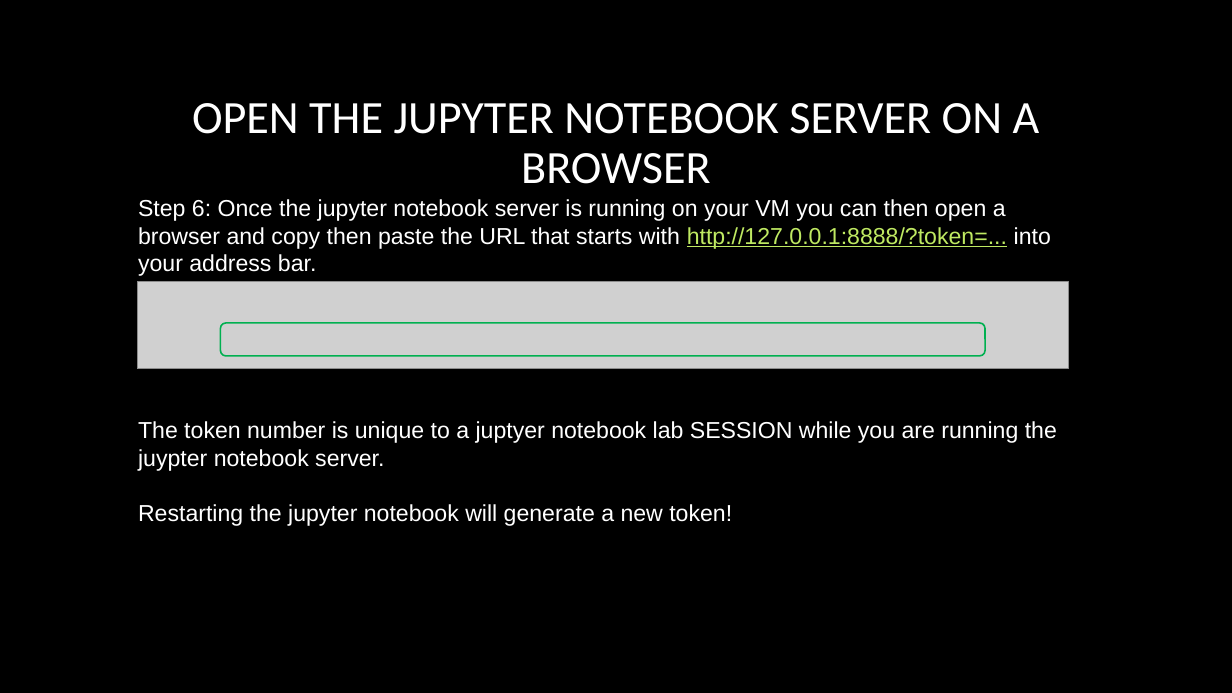
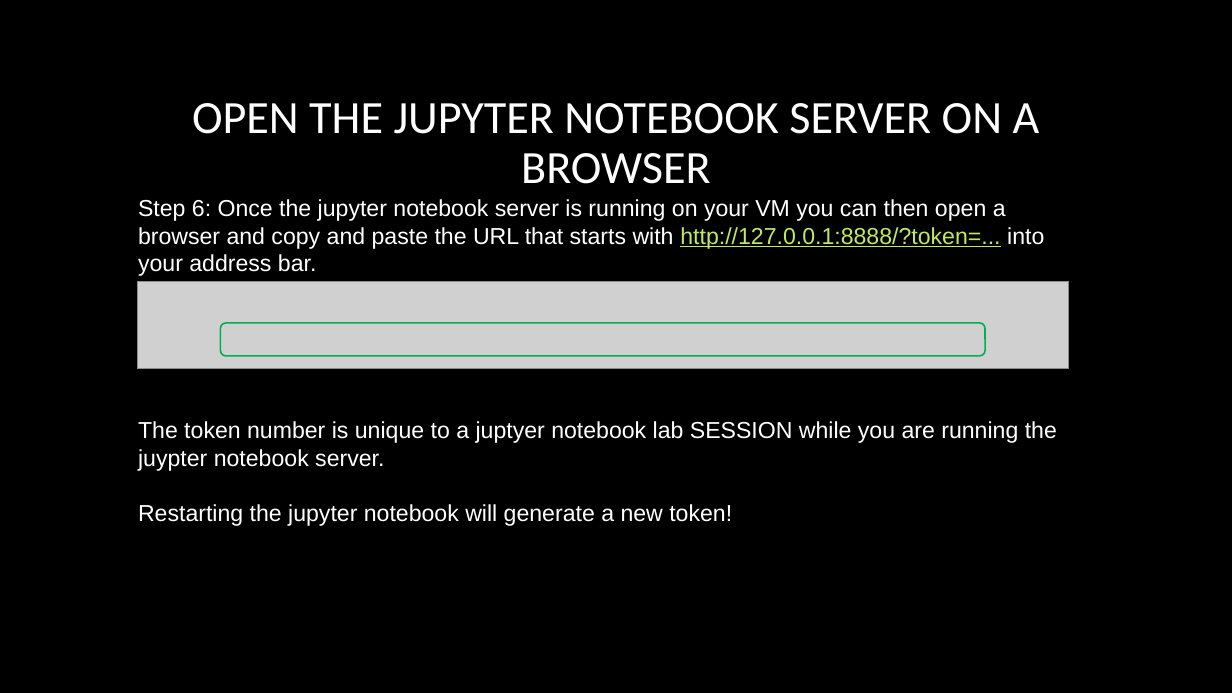
Before and after one commit to chrisbuwahpc/Data1001, a slide deck: slide 12 of VM_instructions.pptx (slide 11 before the commit). Drawn at 1232x693 pixels with LibreOffice and Linux fonts; fonts in the diff are those of the drawing; grey boxes stand for pictures; background and template pictures are left out. Boxes give left, top, right and bottom in pixels: in the first picture for what was removed or moved away, otherwise in the second. Text is boxed around its words. In the diff, an @@ line names an element or a change of style, - is before the commit and + after.

```diff
--- a/VM_instructions.pptx
+++ b/VM_instructions.pptx
@@ text at (138,199,1044,249): text changed @@
-Step 6: Once the jupyter notebook server is running on your VM you can then open a browser and copy then paste the URL that starts with http://127.0.0.1:8888/?token=... into
+Step 6: Once the jupyter notebook server is running on your VM you can then open a browser and copy and paste the URL that starts with http://127.0.0.1:8888/?token=... into
```
Also in this commit, not shown: 6 other slides changed, 1 slide added, 2 other files.
